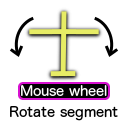
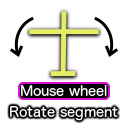
Two versions of the same layered image (128 x 128). Layer-by-layer changes:
added layer "Rotate segment #1" above "Drop Shadow #3" over [10, 106, 118, 121]
added layer "Drop Shadow #3" above "Rotate segment" over [7, 103, 121, 124]
hid "Rotate segment" over [10, 106, 118, 121]
hid "Drop Shadow #2" over [7, 103, 121, 124]
